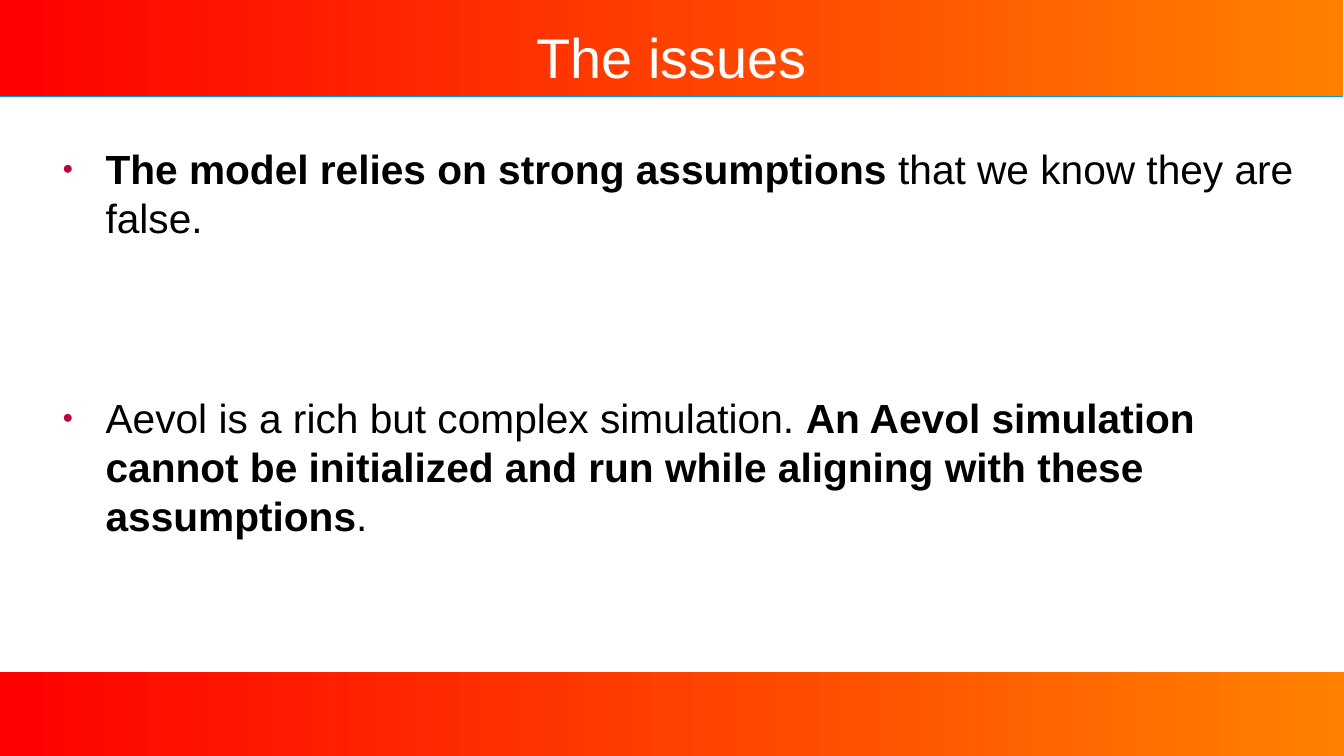
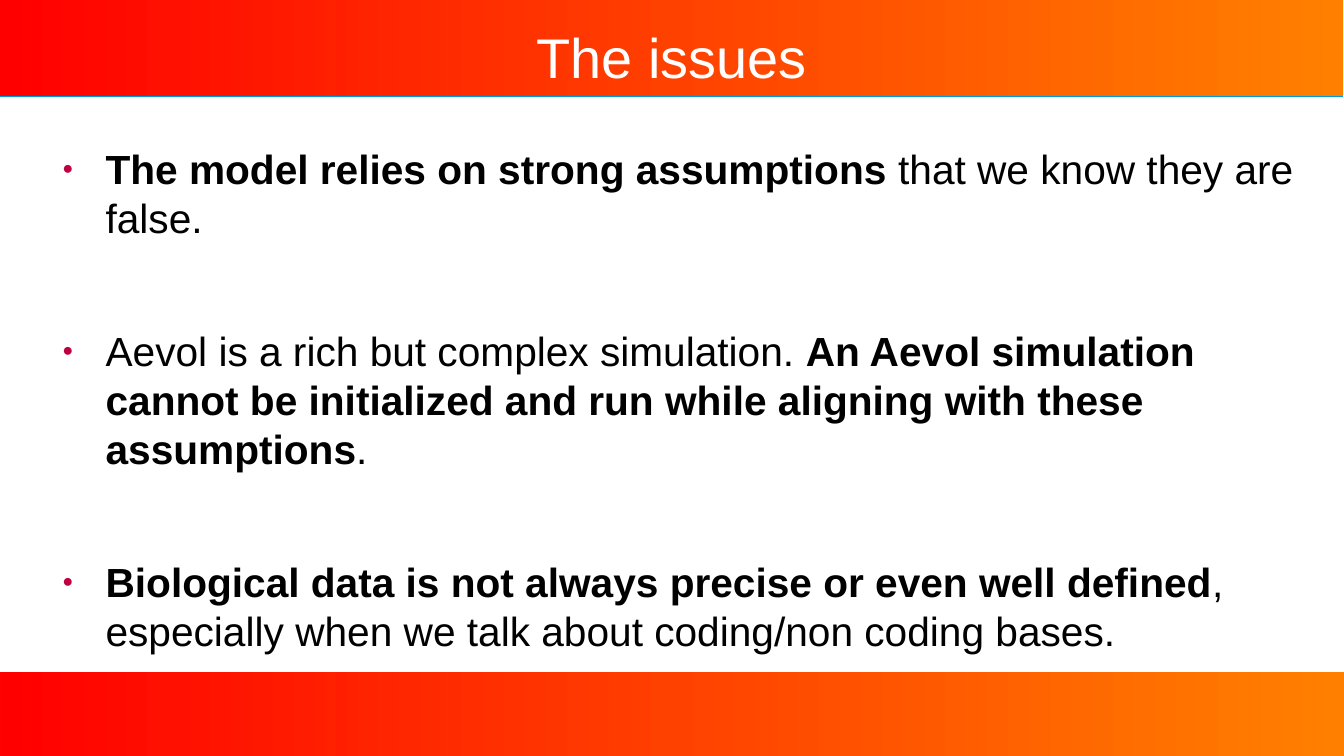
Before and after one commit to Jojobarbarr/AL_predict, a slide deck: slide 7 of talk.odp (slide 6 before the commit). Drawn at 1344x756 pixels with LibreOffice and Linux fonts; fonts in the diff are those of the drawing; background and template pictures are left out. Boxes give left, top, right and bottom in pixels: in the first picture for what was removed or moved away, otherwise in the second. Text is boxed around its words. In the diff, an @@ line names an element or a change of style, - is before the commit and + after.

```diff
--- a/talk.odp
+++ b/talk.odp
@@ text at box(106, 567, 1223, 654): paragraph added @@
+● Biological data is not always precise or even well defined, especially when we talk about coding/non coding bases.
```
Also in this commit, not shown: 6 other slides changed, 11 slides added, 2 slides removed, 8 other files.
